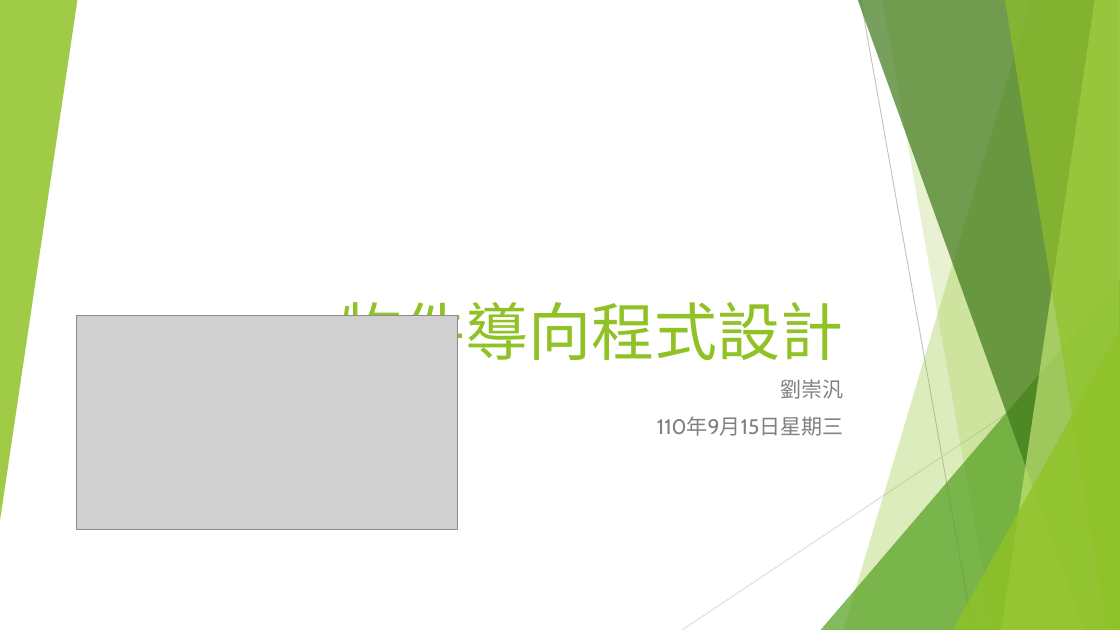
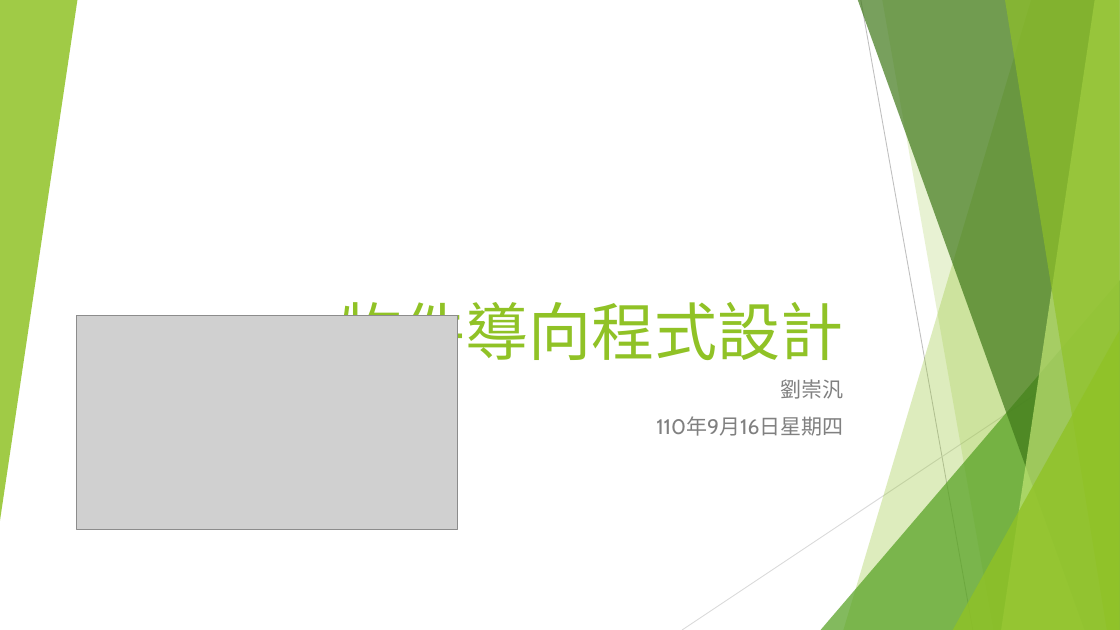
Before and after one commit to liulawsi/My_PPTs, a slide deck: slide 1 of LCC/Java/10_物件導向程式設計.pptx. Drawn at 1120x630 pixels with LibreOffice and Linux fonts; fonts in the diff are those of the drawing; grey boxes stand for pictures. Boxes give left, top, right and bottom in pixels: in the first picture for what was removed or moved away, otherwise in the second. Text is boxed around its words. In the diff, an @@ line names an element or a change of style, - is before the commit and + after.

```diff
--- a/LCC/Java/10_物件導向程式設計.pptx
+++ b/LCC/Java/10_物件導向程式設計.pptx
@@ subtitle at bbox=[656, 416, 843, 436]: text changed @@
-110年9月15日星期三
+110年9月16日星期四
```
Also in this commit, not shown: 1 other slide changed.
